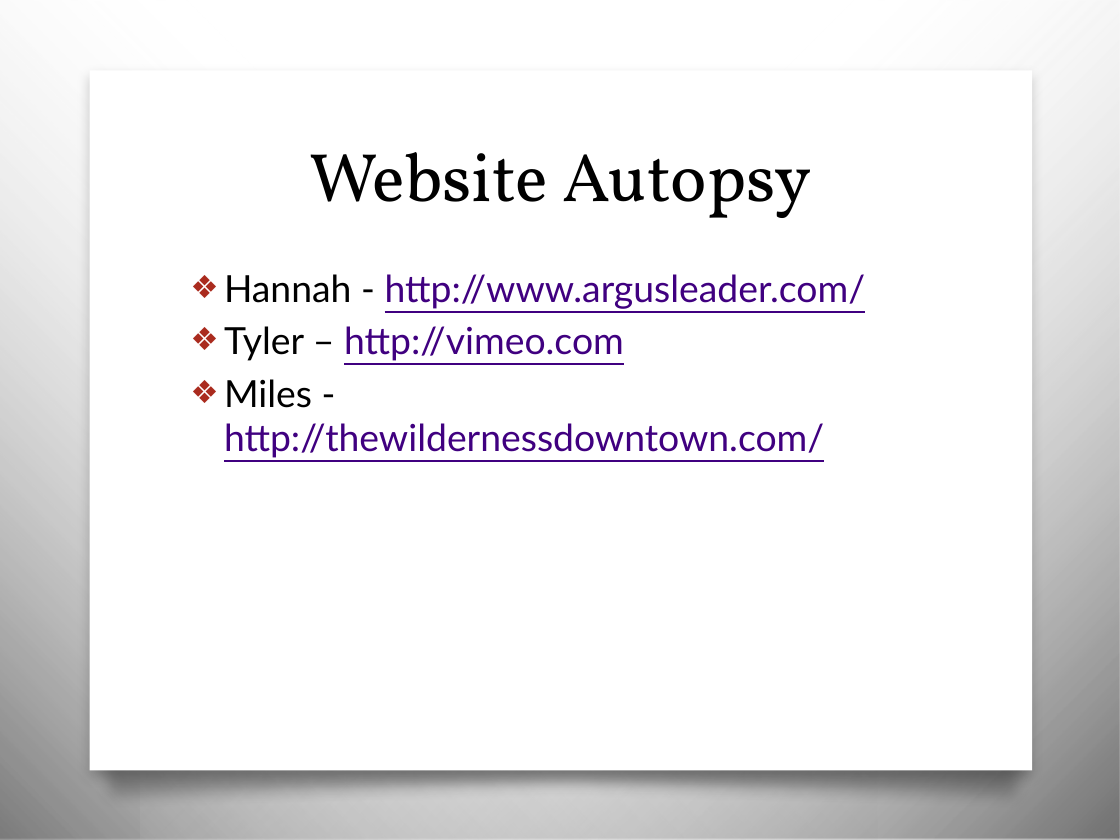
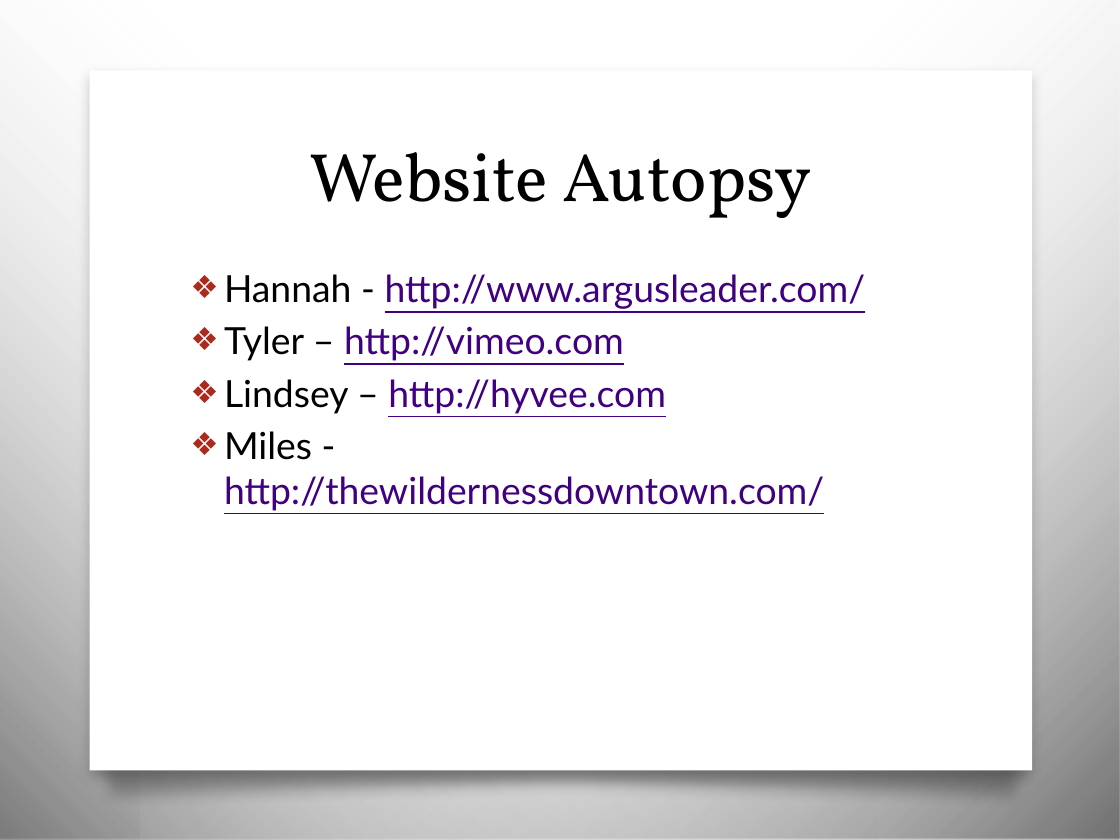
Before and after one commit to awayken/USF-ART329, a slide deck: slide 4 of slides/classthree/slides.pptx. Drawn at 1120x840 pixels with LibreOffice and Linux fonts; fonts in the diff are those of the drawing; background and template pictures are left out. Boxes give left, top, right and bottom in pixels: in the first picture for what was removed or moved away, otherwise in the second. Text is boxed around its words. In the diff, an @@ line names an element or a change of style, - is before the commit and + after.

Commit message:
Added another autopsy link

```diff
--- a/slides/classthree/slides.pptx
+++ b/slides/classthree/slides.pptx
@@ text at (224, 379, 666, 414): paragraph added @@
+❖ Lindsey – http://hyvee.com
```
